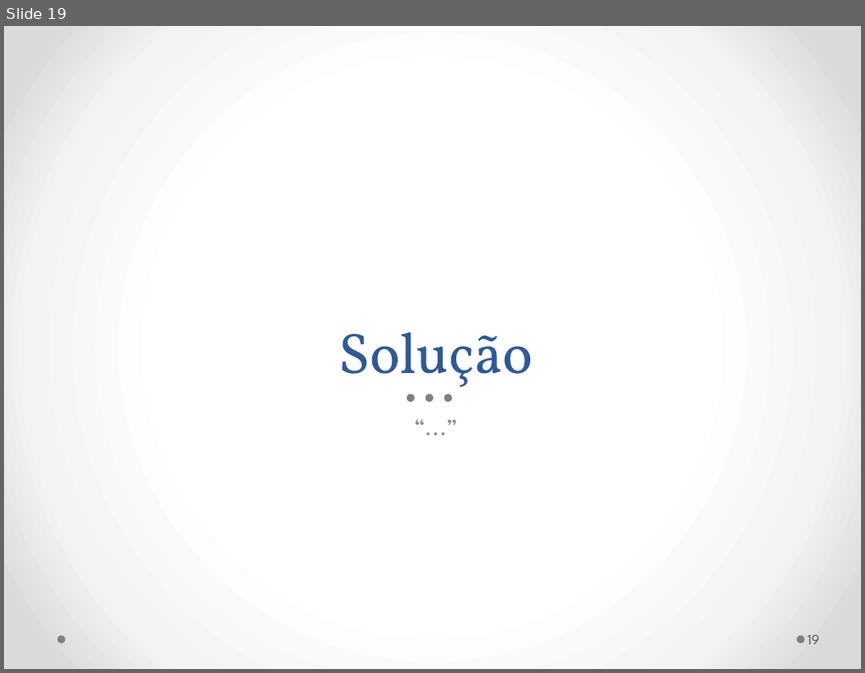
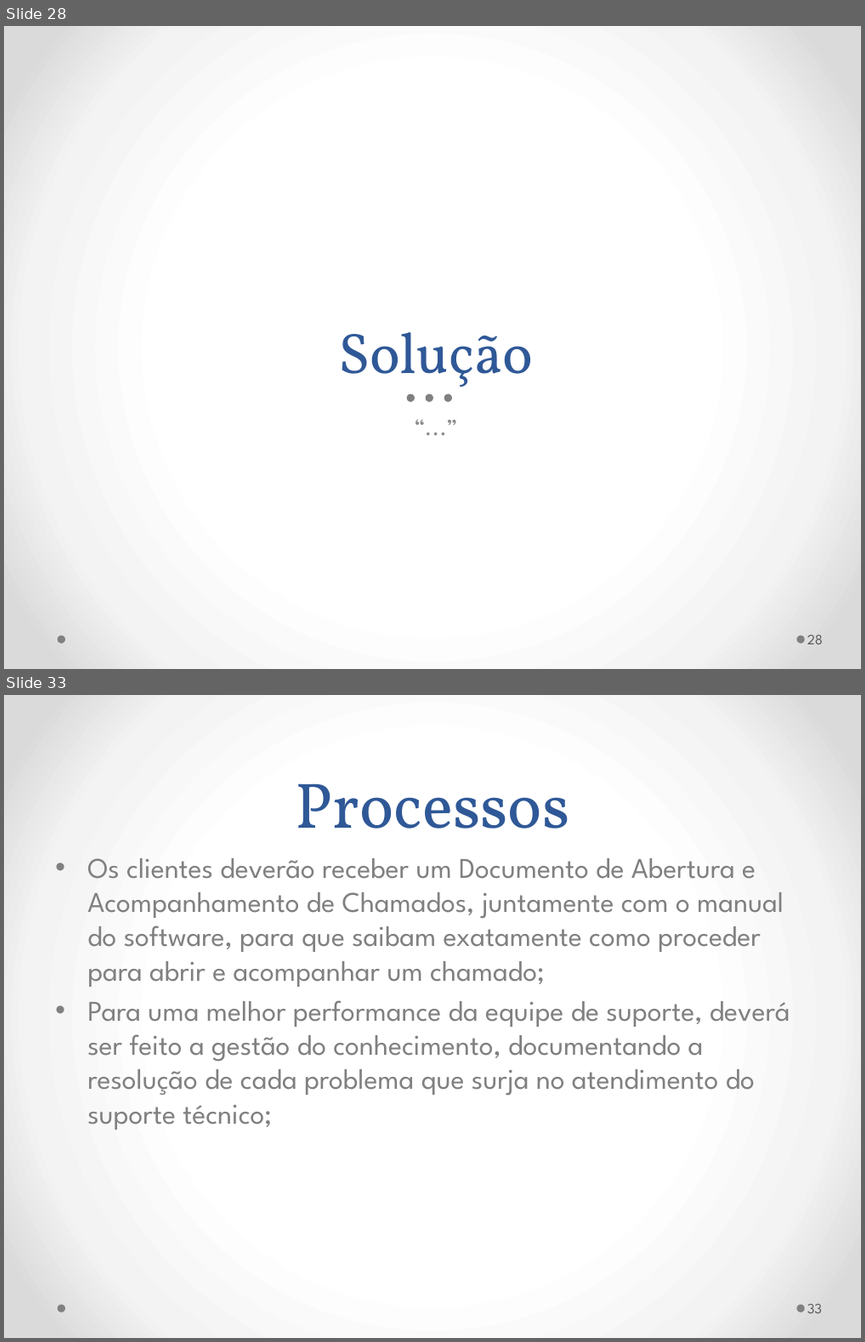
Before and after one commit to gmafonso/mestrado, a slide deck: Seminário/Seminário Dissertação Gladistone.pptx. Shown one above the other, each under a label of ours: slide 19 before the commit, slides 28 and 33 after it; the slides between them are not shown. The pictures are 865x673 and 865x1342 pixels, drawn with LibreOffice and Linux fonts; fonts in the diff are those of the drawing. Boxes give left, top, right and bottom in pixels: in the first picture for what was removed or moved away, otherwise in the second. Text is boxed around its words. In the diff, an @@ line names an element or a change of style, - is before the commit and + after.

Commit message:
Versão inicial ppt para Mury

```diff
--- a/Seminário/Seminário Dissertação Gladistone.pptx
+++ b/Seminário/Seminário Dissertação Gladistone.pptx
@@ slide 33 added at (4, 695, 861, 1338), background gradient #FFFFFF to #F4F4F4 to #DADADA; not listed: 2 template elements that a slide beside it also shows @@
@@ title added at (296, 783, 570, 828), 54 pt, text #2F5897 @@
+Processos
@@ text added at (87, 858, 790, 1129), 24 pt, text #808080 @@
+• Os clientes deverão receber um Documento de Abertura e Acompanhamento de Chamados, juntamente com o manual do software, para que saibam exatamente como proceder para abrir e acompanhar um chamado;
+• Para uma melhor performance da equipe de suporte, deverá ser feito a gestão do conhecimento, documentando a resolução de cada problema que surja no atendimento do suporte técnico;
@@ page number added at (807, 1304, 822, 1313), 12 pt, text #595959 @@
+33
@@ what was slide 19 is now slide 28 @@
@@ page number at (807, 635, 823, 644): text changed @@
-19
+28
```
Also in this commit, not shown: 1 slide changed, 31 other slides added, 3 other files.
